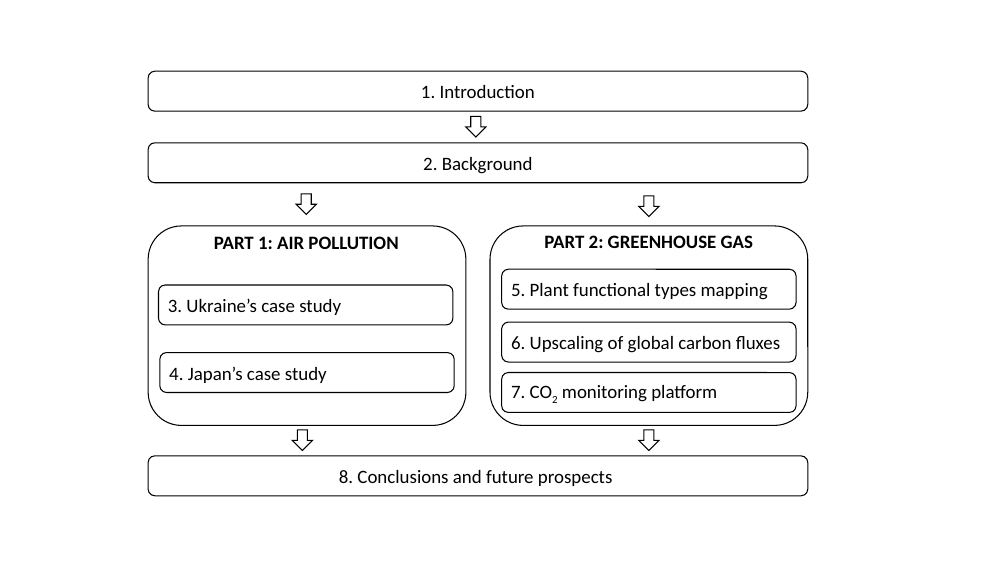
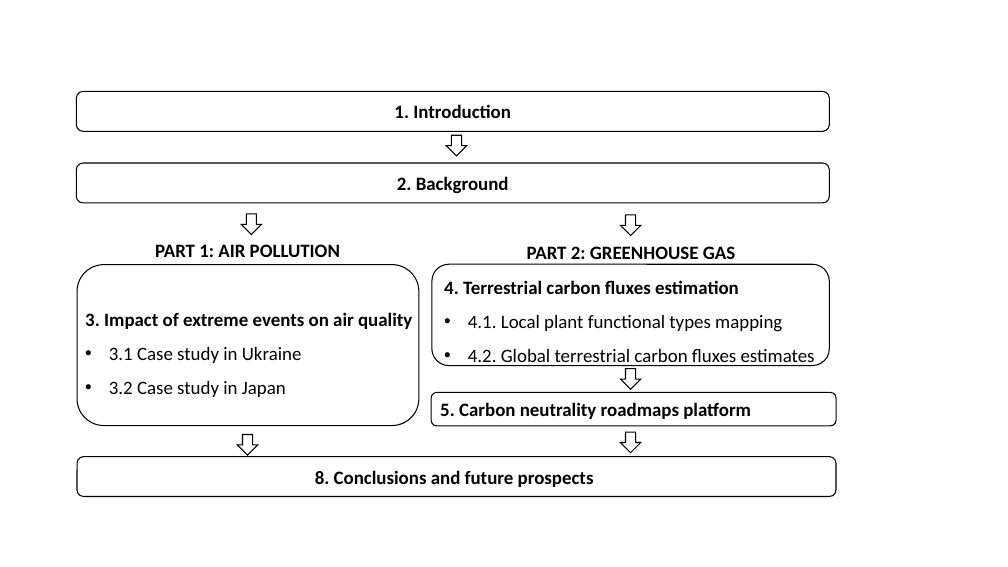
Before and after one commit to anhp95/thesis, a slide deck: slide 2 of ppt/chap1.pptx. Drawn at 1008x567 pixels with LibreOffice and Linux fonts; fonts in the diff are those of the drawing. Boxes give left, top, right and bottom in pixels: in the first picture for what was removed or moved away, otherwise in the second. Text is boxed around its words. In the diff, an @@ line names an element or a change of style, - is before the commit and + after.

```diff
--- a/ppt/chap1.pptx
+++ b/ppt/chap1.pptx
@@ rounded rectangle "1. Introduction": place and size @@
-rounded rectangle "1. Introduction" at box(148, 71, 808, 111)
+rounded rectangle "1. Introduction" at box(76, 91, 830, 132)
@@ down arrow: place and size @@
-down arrow at box(466, 116, 486, 137)
+down arrow at box(446, 135, 467, 156)
@@ bold on in 3 elements at box(77, 457, 836, 497), box(76, 91, 830, 132), box(76, 163, 830, 203) @@
@@ rounded rectangle "2. Background": place and size @@
-rounded rectangle "2. Background" at box(148, 143, 808, 183)
+rounded rectangle "2. Background" at box(76, 163, 830, 203)
@@ text "PART 1: AIR POLLUTION": place and size @@
-text "PART 1: AIR POLLUTION" at box(214, 236, 398, 249)
+text "PART 1: AIR POLLUTION" at box(155, 244, 340, 257)
@@ down arrow: place and size @@
-down arrow at box(296, 194, 317, 214)
+down arrow at box(241, 214, 262, 234)
@@ text "PART 2: GREENHOUSE GAS" rewrapped from box(544, 235, 753, 248) to box(527, 246, 735, 264) @@
@@ down arrow: place and size @@
-down arrow at box(639, 196, 659, 216)
+down arrow at box(621, 215, 641, 235)
@@ rounded rectangle: place and size @@
-rounded rectangle at box(148, 226, 466, 426)
+rounded rectangle at box(77, 265, 419, 426)
@@ rounded rectangle "4. Terrestrial carbon fluxes estimation": place and size @@
-rounded rectangle "4. Terrestrial carbon fluxes estimation" at box(502, 269, 796, 309)
+rounded rectangle "4. Terrestrial carbon fluxes estimation" at box(432, 265, 830, 366)
@@ text in rounded rectangle at box(444, 280, 815, 366): text changed @@
-5. Plant functional types mapping
+4. Terrestrial carbon fluxes estimation
+• 4.1. Local plant functional types mapping
+• 4.2. Global terrestrial carbon fluxes estimates
@@ text added at box(85, 312, 412, 397), 18 pt, text #000000 @@
+3. Impact of extreme events on air quality
+• 3.1 Case study in Ukraine
+• 3.2 Case study in Japan
@@ group removed at box(159, 226, 808, 426): 4 rounded rectangles @@
-3. Ukraine’s case study
-4. Japan’s case study
-6. Upscaling of global carbon fluxes
@@ down arrow added at box(621, 369, 641, 389), outline #000000 1 pt @@
@@ rounded rectangle "5. Carbon neutrality roadmaps platform": place and size @@
-rounded rectangle "5. Carbon neutrality roadmaps platform" at box(502, 373, 796, 413)
+rounded rectangle "5. Carbon neutrality roadmaps platform" at box(431, 392, 836, 426)
@@ text in rounded rectangle at box(440, 402, 751, 419): text changed; bold on @@
-7. CO2 monitoring platform
+5. Carbon neutrality roadmaps platform
@@ down arrow: place and size @@
-down arrow at box(293, 430, 313, 451)
+down arrow at box(237, 435, 258, 455)
@@ down arrow: place and size @@
-down arrow at box(639, 430, 659, 451)
+down arrow at box(621, 432, 641, 452)
@@ rounded rectangle "8. Conclusions and future prospects": place and size @@
-rounded rectangle "8. Conclusions and future prospects" at box(148, 456, 808, 496)
+rounded rectangle "8. Conclusions and future prospects" at box(77, 457, 836, 497)
```
Also in this commit, not shown: 15 other files.
